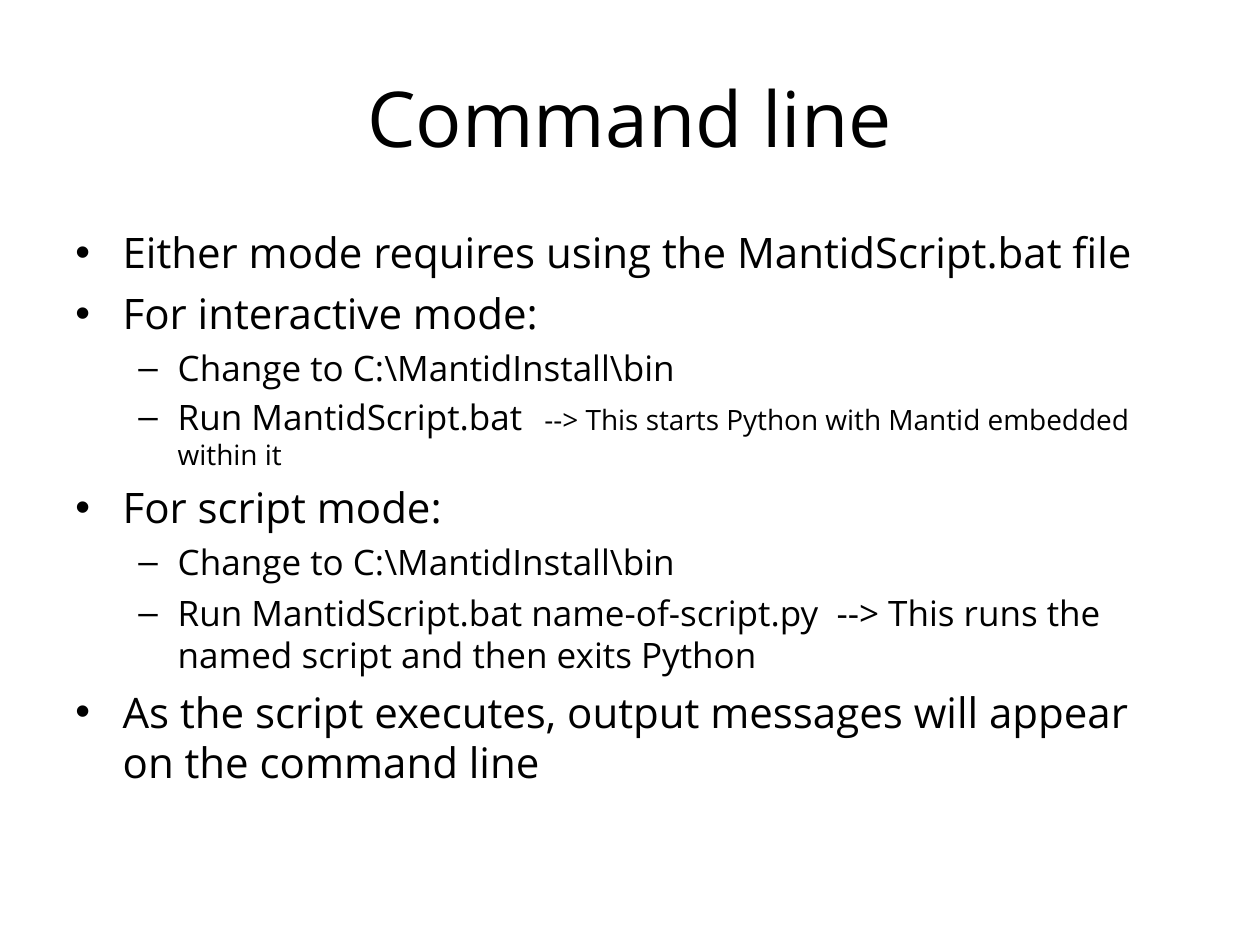
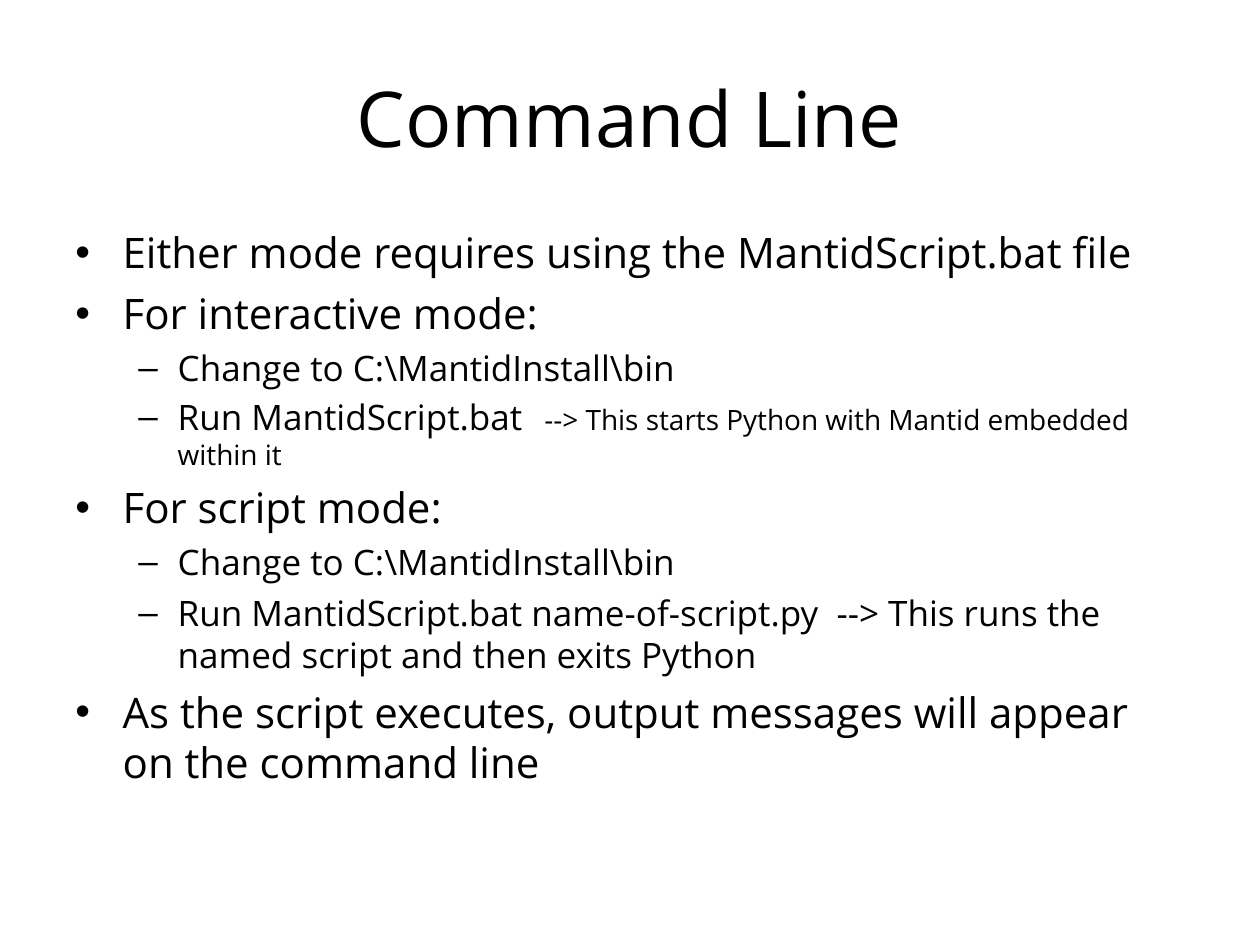
Before and after one commit to mantidproject/documents, a slide deck: slide 23 of Presentations/Python training course/Python in Mantid.ppt. Drawn at 1260x945 pixels with LibreOffice and Linux fonts; fonts in the diff are those of the drawing; background and template pictures are left out. Boxes give left, top, right and bottom in pixels: in the first picture for what was removed or moved away, otherwise in the second. Text is boxed around its words. In the diff, an @@ line names an element or a change of style, - is before the commit and + after.

Commit message:
Re #100

```diff
--- a/Presentations/Python training course/Python in Mantid.ppt
+++ b/Presentations/Python training course/Python in Mantid.ppt
@@ title at <box>357,88,902,148</box>: text changed @@
-Command line
+Command Line
```
Also in this commit, not shown: 7 slides added.
